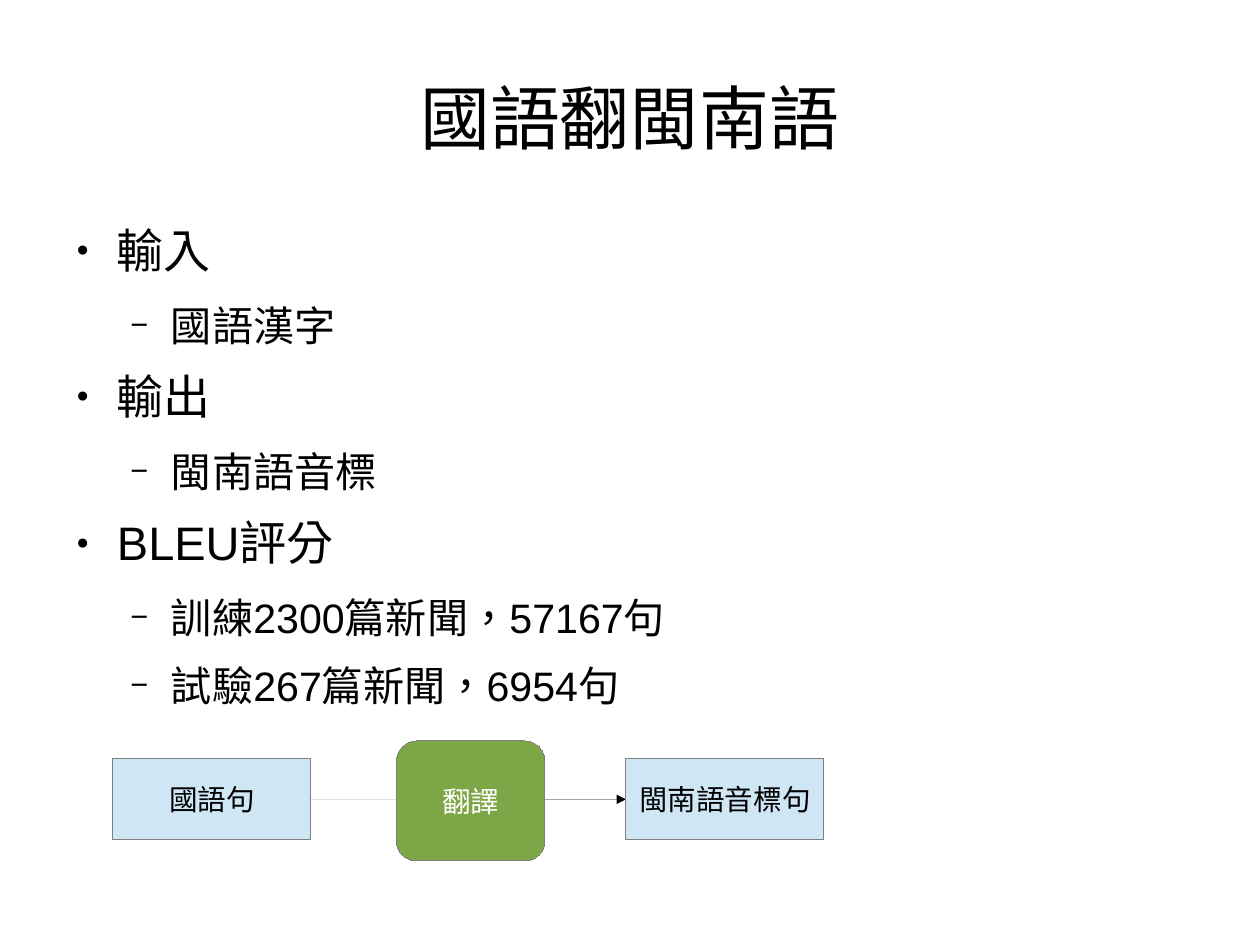
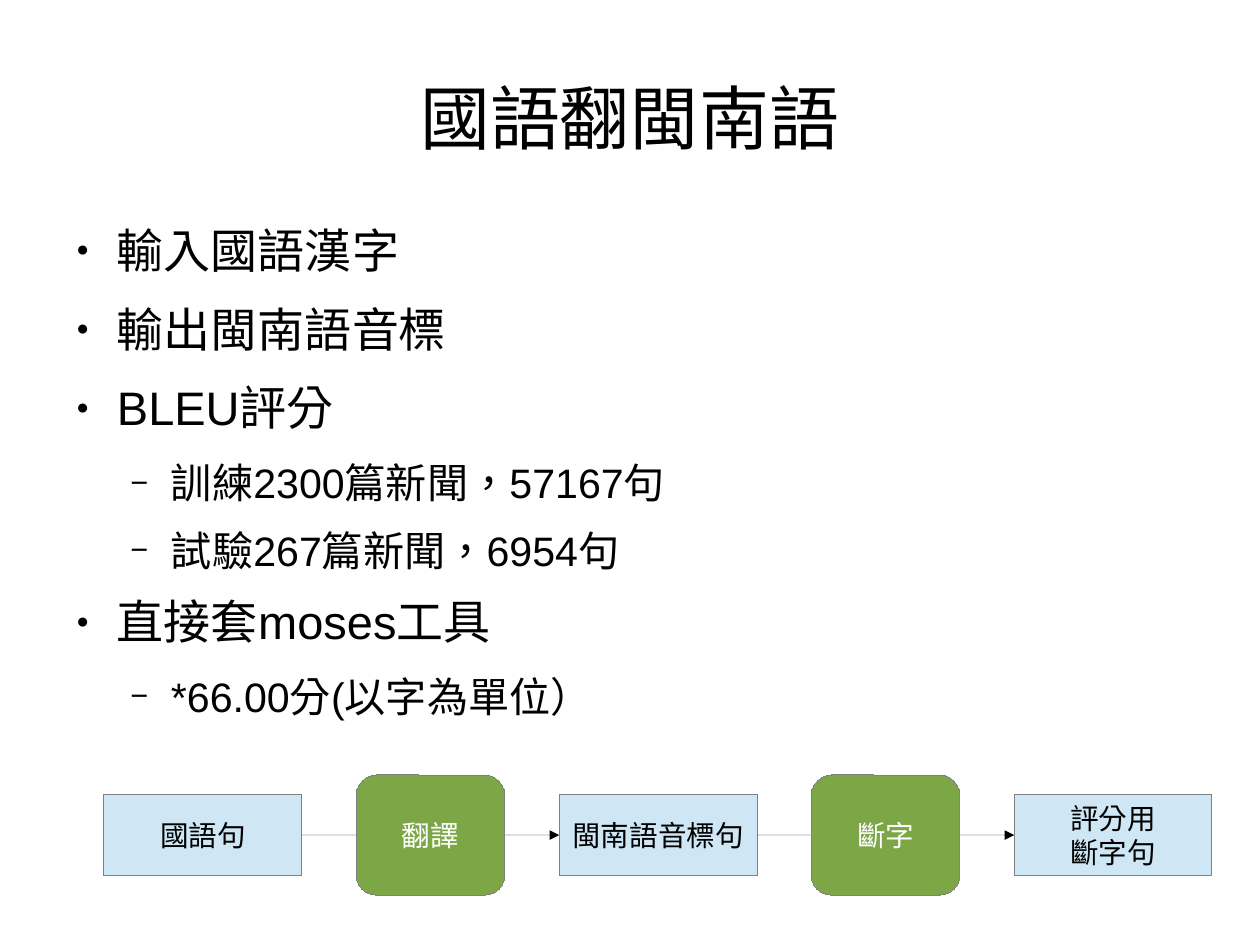
Before and after one commit to sih4sing5hong5/po3-ko3_tau5-iann2-phinn3, a slide deck: slide 6 of 翻譯報告.odp. Drawn at 1260x945 pixels with LibreOffice and Linux fonts; fonts in the diff are those of the drawing. Boxes give left, top, right and bottom in pixels: in the first picture for what was removed or moved away, otherwise in the second. Text is boxed around its words. In the diff, an @@ line names an element or a change of style, - is before the commit and + after.

```diff
--- a/翻譯報告.odp
+++ b/翻譯報告.odp
@@ text at [117, 228, 446, 351]: text changed; size 25.9 to 29.6 pt @@
-● 輸入
-  − 國語漢字
-● 輸出
-  − 閩南語音標
+● 輸入國語漢字
+● 輸出閩南語音標
@@ text at [117, 599, 592, 720]: paragraphs added @@
+● 直接套moses工具
+  − *66.00分(以字為單位）
@@ rounded rectangle "翻譯": place and size @@
-rounded rectangle "翻譯" at [397, 741, 545, 861]
+rounded rectangle "翻譯" at [357, 775, 505, 895]
@@ rounded rectangle added at [812, 775, 960, 895], fill #7DA647, outline #808080 0 pt, 18 pt, text #FFFFFF @@
+斷字
@@ rectangle "國語句": place and size @@
-rectangle "國語句" at [113, 759, 311, 840]
+rectangle "國語句" at [104, 795, 302, 876]
@@ rectangle "閩南語音標句": place and size @@
-rectangle "閩南語音標句" at [627, 759, 824, 840]
+rectangle "閩南語音標句" at [559, 795, 757, 876]
@@ rectangle added at [1014, 795, 1212, 876], fill #CFE7F5, outline #808080 0 pt, 18 pt, text #000000 @@
+評分用
+斷字句
@@ arrow moved from (311, 799) - (627, 799) to (302, 836) - (559, 836) @@
@@ arrow added from (757, 836) to (1014, 836), #000000 0 pt @@
```
Also in this commit, not shown: 8 other slides changed, 3 slides added, 2 slides removed.
